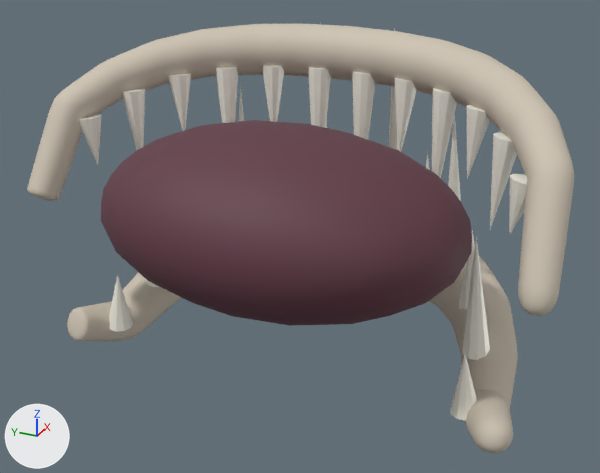
Two versions of the glTF model assets/models/creature/creature.needlemaw.glb, one commit apart.
Both versions are drawn from a 50 mm camera at (-2.25, -1.23, 1.21) aimed at (0.54, 0.02, -0.18). Every picture has the same lights, and +X, +Y and +Z are marked at lower left. The older version comes first. Vertices at exactly the same position are counted once.

Objects in the first picture: 'Claw', 'Dark', 'Skin'.
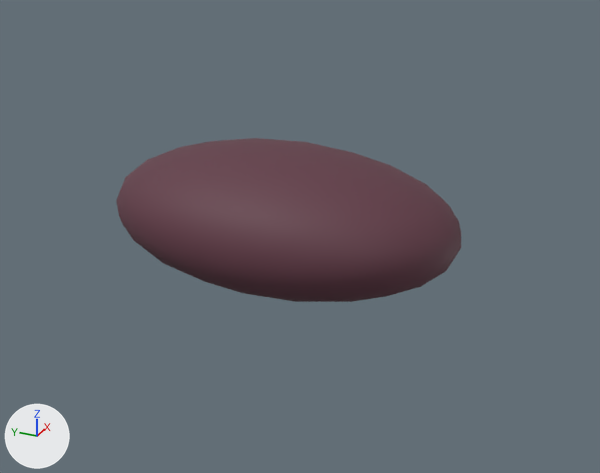
Pixel boxes [x1, y1, x2, y2] of what changed, in the pictures (600 x 473 px):
'Dark', rescaled (7% narrower, 20% shorter)
    before: [101, 120, 472, 326]
    after: [116, 138, 461, 302]
'Skin', deleted (pale yellow)
    before: [27, 24, 574, 453]
'Claw', deleted
    before: [79, 28, 527, 421]

The change, as a diff of the scene's bpy script:
```diff
--- a/assets/models/creature/creature.needlemaw.glb.py
+++ b/assets/models/creature/creature.needlemaw.glb.py
@@ me_maw_001 @@
 # used by ob_dark; location = (0.0, 0.0, 0.0)
-me_maw_001.from_pydata(...)  # 162 vertices, 320 faces; spans x -0.2..0.8, y -0.72..0.72, z -0.336..0.336
+me_maw_001.from_pydata(...)  # 162 vertices, 320 faces; spans x -0.1..0.74, y -0.68..0.68, z -0.26..0.26
+# me_maw_001 part 1: the whole mesh is scaled about its middle by (0.84, 0.944, 0.774), then moved by (0.02, 0.0, 0.0)
 me_maw_001.materials.append(mat_dark)
@@ ob_claw @@
-ob_claw = bpy.data.objects.new('Claw', me_lowerfang0)
-ob_claw.location = (0.0, 0.0, 0.0)
@@ ob_skin @@
-ob_skin = bpy.data.objects.new('Skin', me_upperlip_003)
-ob_skin.location = (0.0, 0.0, 0.0)
```
